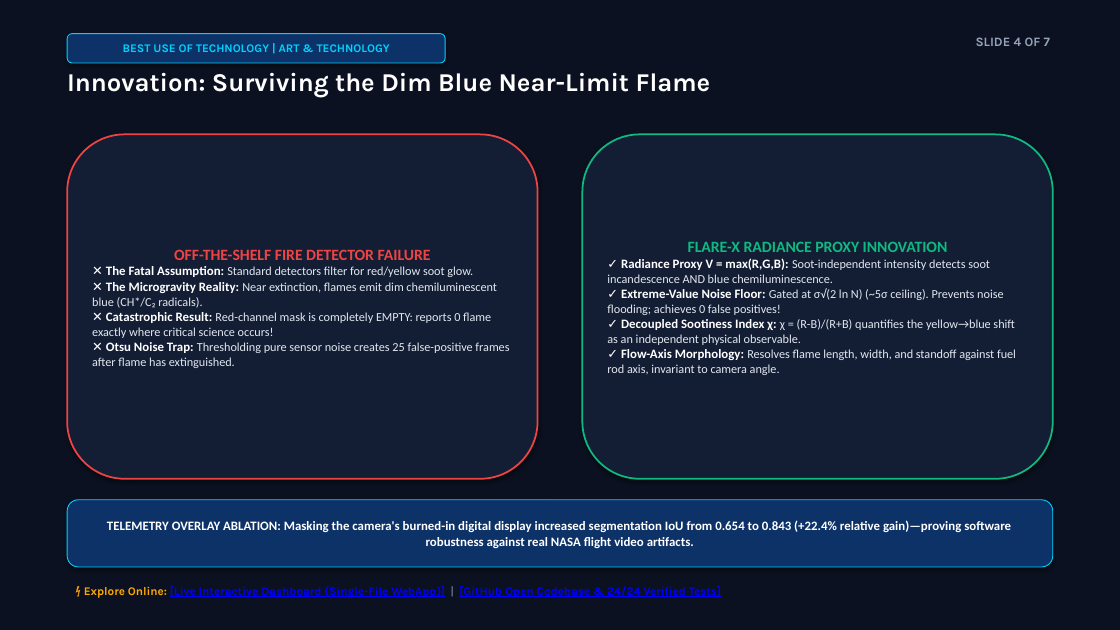
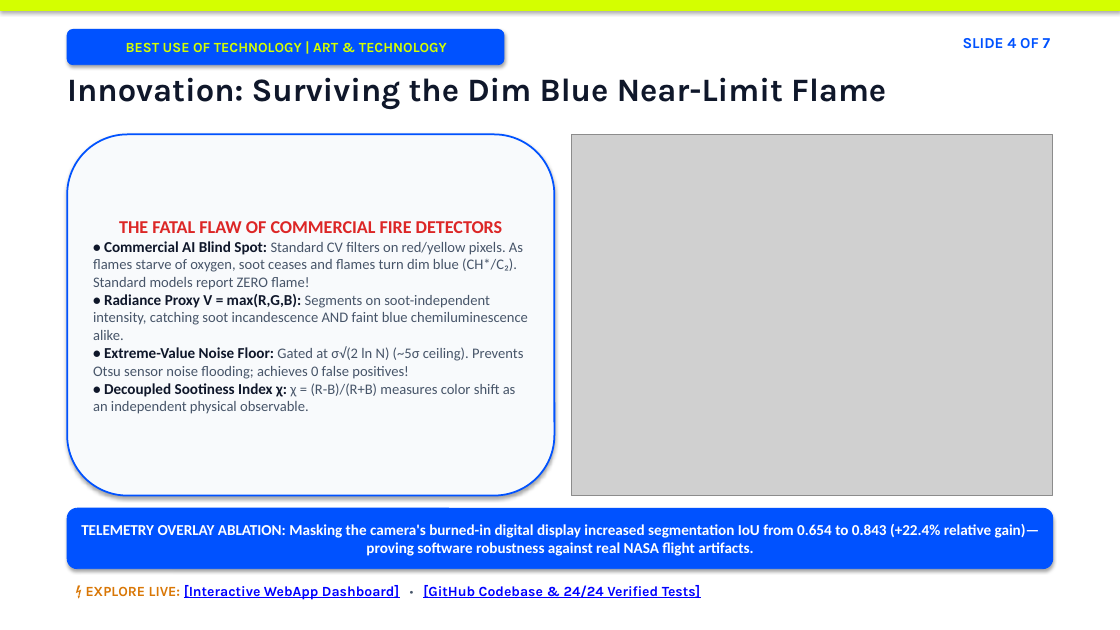
Before and after one commit to parthcoep-bot/Nasa-Space-app-challenge, a slide deck: slide 4 of FLARE-X_NASA_Space_Apps_7Slides.pptx. Drawn at 1120x630 pixels with LibreOffice and Linux fonts; fonts in the diff are those of the drawing; grey boxes stand for pictures. Boxes give left, top, right and bottom in pixels: in the first picture for what was removed or moved away, otherwise in the second. Text is boxed around its words. In the diff, an @@ line names an element or a change of style, - is before the commit and + after.

```diff
--- a/FLARE-X_NASA_Space_Apps_7Slides.pptx
+++ b/FLARE-X_NASA_Space_Apps_7Slides.pptx
@@ rectangle at [0,0,1120,630]: fill #0B1120 to #FFFFFF; outline #0B1120 0.75 pt to #FFFFFF 0.75 pt @@
@@ rectangle added at [0,0,1120,10], fill #D4FF00, outline #D4FF00 0.75 pt @@
@@ rounded rectangle "BEST USE OF TECHNOLOGY | ...": place and size @@
-rounded rectangle "BEST USE OF TECHNOLOGY | ..." at [67,34,445,63]
+rounded rectangle "BEST USE OF TECHNOLOGY | ..." at [67,29,504,65]
@@ rounded rectangle "BEST USE OF TECHNOLOGY | ..." at [67,29,504,65]: size 10 to 12 pt, text colour #00D2FF to #D4FF00; fill #0D3268 to #0052FF; outline #00D2FF 0.75 pt to #0052FF 0.75 pt @@
@@ text "SLIDE 4 OF 7": place and size @@
-text "SLIDE 4 OF 7" at [976,37,1050,46]
+text "SLIDE 4 OF 7" at [963,38,1051,49]
@@ text "SLIDE 4 OF 7" at [963,38,1051,49]: size 11 to 13 pt, text colour #94A3B8 to #0052FF @@
@@ text "Innovation: Surviving the Dim Blue ..." at [67,77,886,110]: size 22 to 28 pt, text colour #FFFFFF to #0F172A @@
@@ rounded rectangle "THE FATAL FLAW OF COMMERCIAL ...": place and size @@
-rounded rectangle "THE FATAL FLAW OF COMMERCIAL ..." at [582,134,1053,479]
+rounded rectangle "THE FATAL FLAW OF COMMERCIAL ..." at [67,134,555,496]
@@ rounded rectangle "THE FATAL FLAW OF COMMERCIAL ..." at [67,134,555,496]: fill #131D34 to #F8FAFC; outline #10B981 1.5 pt to #0052FF 1.5 pt @@
@@ rounded rectangle removed at [67,134,538,479] @@
-OFF-THE-SHELF FIRE DETECTOR FAILURE
-✕ The Fatal Assumption: Standard detectors filter for red/yellow soot glow.
-✕ The Microgravity Reality: Near extinction, flames emit dim chemiluminescent blue (CH*/C₂ radicals).
-✕ Catastrophic Result: Red-channel mask is completely EMPTY: reports 0 flame exactly where critical science occurs!
-✕ Otsu Noise Trap: Thresholding pure sensor noise creates 25 false-positive frames after flame has extinguished.
@@ picture added at [571,134,1053,496] @@
@@ text in rounded rectangle at [93,221,528,414]: text changed; size 10.5 to 12.5 pt; text colour #E2E8F0 to #475569 @@
-FLARE-X RADIANCE PROXY INNOVATION
-✓ Radiance Proxy V = max(R,G,B): Soot-independent intensity detects soot incandescence AND blue chemiluminescence.
-✓ Extreme-Value Noise Floor: Gated at σ√(2 ln N) (~5σ ceiling). Prevents noise flooding; achieves 0 false positives!
-✓ Decoupled Sootiness Index χ: χ = (R-B)/(R+B) quantifies the yellow→blue shift as an independent physical observable.
-✓ Flow-Axis Morphology: Resolves flame length, width, and standoff against fuel rod axis, invariant to camera angle.
+THE FATAL FLAW OF COMMERCIAL FIRE DETECTORS
+• Commercial AI Blind Spot: Standard CV filters on red/yellow pixels. As flames starve of oxygen, soot ceases and flames turn dim blue (CH*/C₂). Standard models report ZERO flame!
+• Radiance Proxy V = max(R,G,B): Segments on soot-independent intensity, catching soot incandescence AND faint blue chemiluminescence alike.
+• Extreme-Value Noise Floor: Gated at σ√(2 ln N) (~5σ ceiling). Prevents Otsu sensor noise flooding; achieves 0 false positives!
+• Decoupled Sootiness Index χ: χ = (R-B)/(R+B) measures color shift as an independent physical observable.
@@ rounded rectangle "TELEMETRY OVERLAY ABLATION: Masking the ...": place and size @@
-rounded rectangle "TELEMETRY OVERLAY ABLATION: Masking the ..." at [67,500,1053,567]
+rounded rectangle "TELEMETRY OVERLAY ABLATION: Masking the ..." at [67,508,1053,569]
@@ rounded rectangle "TELEMETRY OVERLAY ABLATION: Masking the ..." at [67,508,1053,569]: fill #0D3268 to #0052FF; outline #00D2FF 0.75 pt to #0052FF 0.75 pt @@
@@ text in rounded rectangle at [81,524,1040,556]: text changed; size 11 to 13 pt @@
-TELEMETRY OVERLAY ABLATION: Masking the camera's burned-in digital display increased segmentation IoU from 0.654 to 0.843 (+22.4% relative gain)—proving software robustness against real NASA flight video artifacts.
+TELEMETRY OVERLAY ABLATION: Masking the camera's burned-in digital display increased segmentation IoU from 0.654 to 0.843 (+22.4% relative gain)—proving software robustness against real NASA flight artifacts.
@@ text at [86,585,701,600]: text changed; size 10 to 12 pt @@
-⚡ Explore Online: [Live Interactive Dashboard (Single-File WebApp)] | [GitHub Open Codebase & 24/24 Verified Tests]
+⚡ EXPLORE LIVE: [Interactive WebApp Dashboard] • [GitHub Codebase & 24/24 Verified Tests]
```
Also in this commit, not shown: 5 other slides changed, 1 slide added, 1 slide removed, 9 other files.
